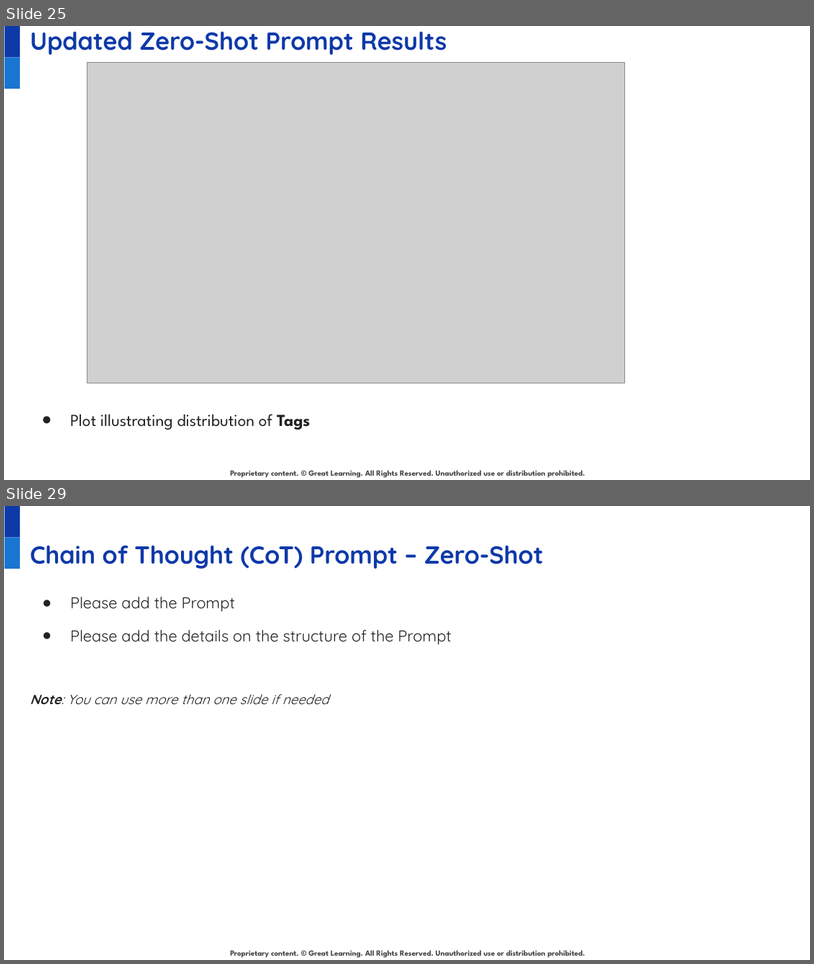
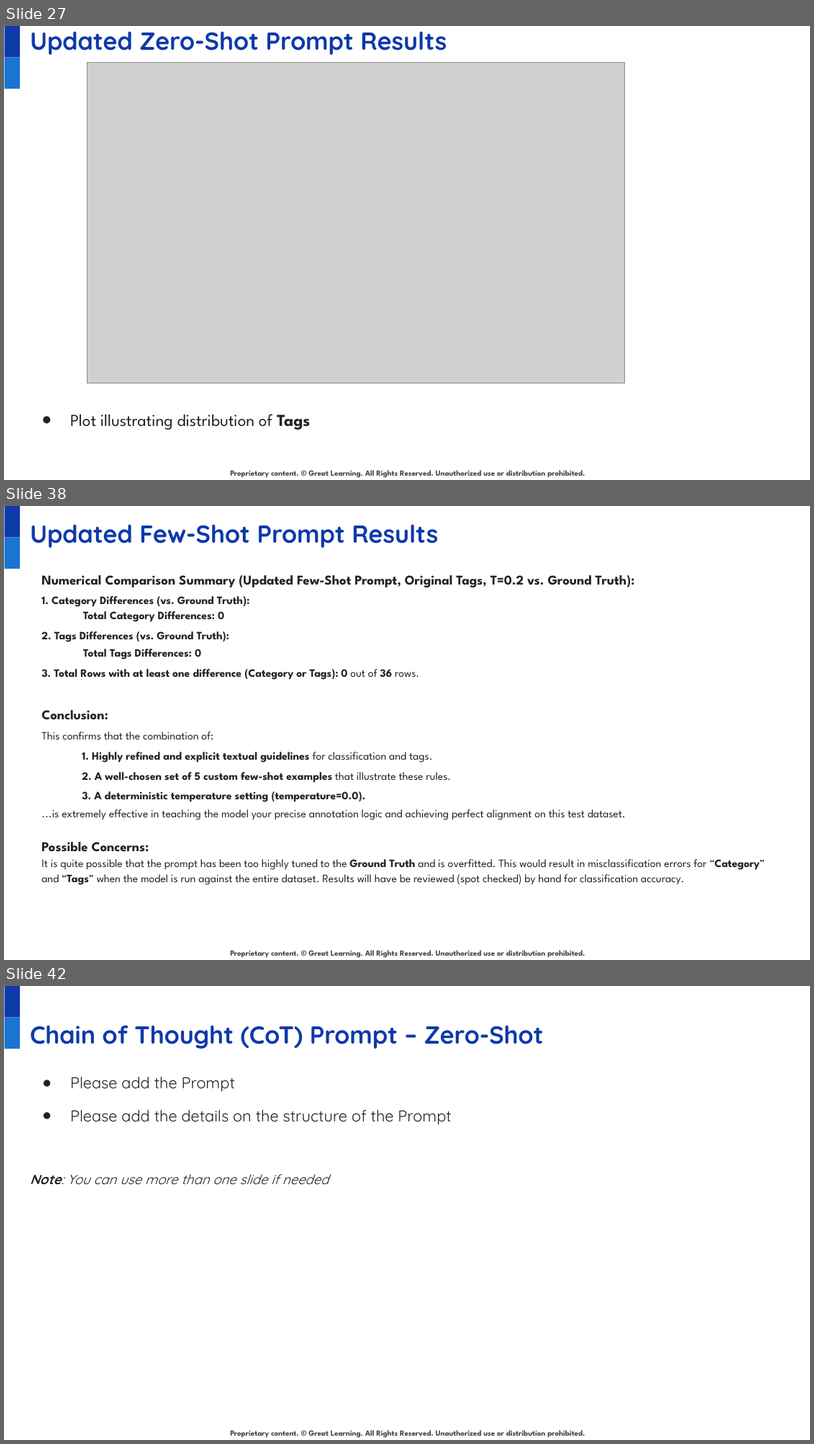
Before and after one commit to juanbucz/GreatLearning-TermProjects, a slide deck: GenAI-Powered Food Delivery Sentiment Analysis/Project Presentation - Business Applications of GenAI - John Buczkowski.pptx. Shown one above the other, each under a label of ours: slides 25 and 29 before the commit, slides 27, 38 and 42 after it; the slides between them are not shown. The pictures are 814x964 and 814x1444 pixels, drawn with LibreOffice and Linux fonts; fonts in the diff are those of the drawing; grey boxes stand for pictures; background and template pictures are left out. Boxes give left, top, right and bottom in pixels: in the first picture for what was removed or moved away, otherwise in the second. Text is boxed around its words. In the diff, an @@ line names an element or a change of style, - is before the commit and + after.

Commit message:
GenAI - Food Delivery Sentiment Analysis - Few-Shot Prompt models and analysis.

```diff
--- a/GenAI-Powered Food Delivery Sentiment Analysis/Project Presentation - Business Applications of GenAI - John Buczkowski.pptx
+++ b/GenAI-Powered Food Delivery Sentiment Analysis/Project Presentation - Business Applications of GenAI - John Buczkowski.pptx
@@ slide 38 added at [4,506,810,960], background #FFFFFF; not listed: 3 template elements that a slide beside it also shows @@
@@ title added at [30,524,438,548], 22 pt, text #0E39A9, bold @@
+Updated Few-Shot Prompt Results
@@ text added at [41,575,765,885], 10 pt, text #222222, bold @@
+Numerical Comparison Summary (Updated Few-Shot Prompt, Original Tags, T=0.2 vs. Ground Truth):
+1. Category Differences (vs. Ground Truth):
+Total Category Differences: 0
+2. Tags Differences (vs. Ground Truth):
+  Total Tags Differences: 0
+3. Total Rows with at least one difference (Category or Tags): 0 out of 36 rows.
+Conclusion:
+This confirms that the combination of:
+  1. Highly refined and explicit textual guidelines for classification and tags.
+  2. A well-chosen set of 5 custom few-shot examples that illustrate these rules.
+  3. A deterministic temperature setting (temperature=0.0).
+...is extremely effective in teaching the model your precise annotation logic and achieving perfect alignment on this test dataset.
+Possible Concerns:
+It is quite possible that the prompt has been too highly tuned to the Ground Truth and is overfitted. This would result in misclassification errors for “Category” and “Tags” when the model is run against the entire dataset. Results will have be reviewed (spot checked) by hand for classification accuracy.
@@ what was slide 25 is now slide 27 @@
@@ what was slide 29 is now slide 42 @@
```
Also in this commit, not shown: 3 slides changed, 17 other slides added, 3 slides removed, 3 other files.
